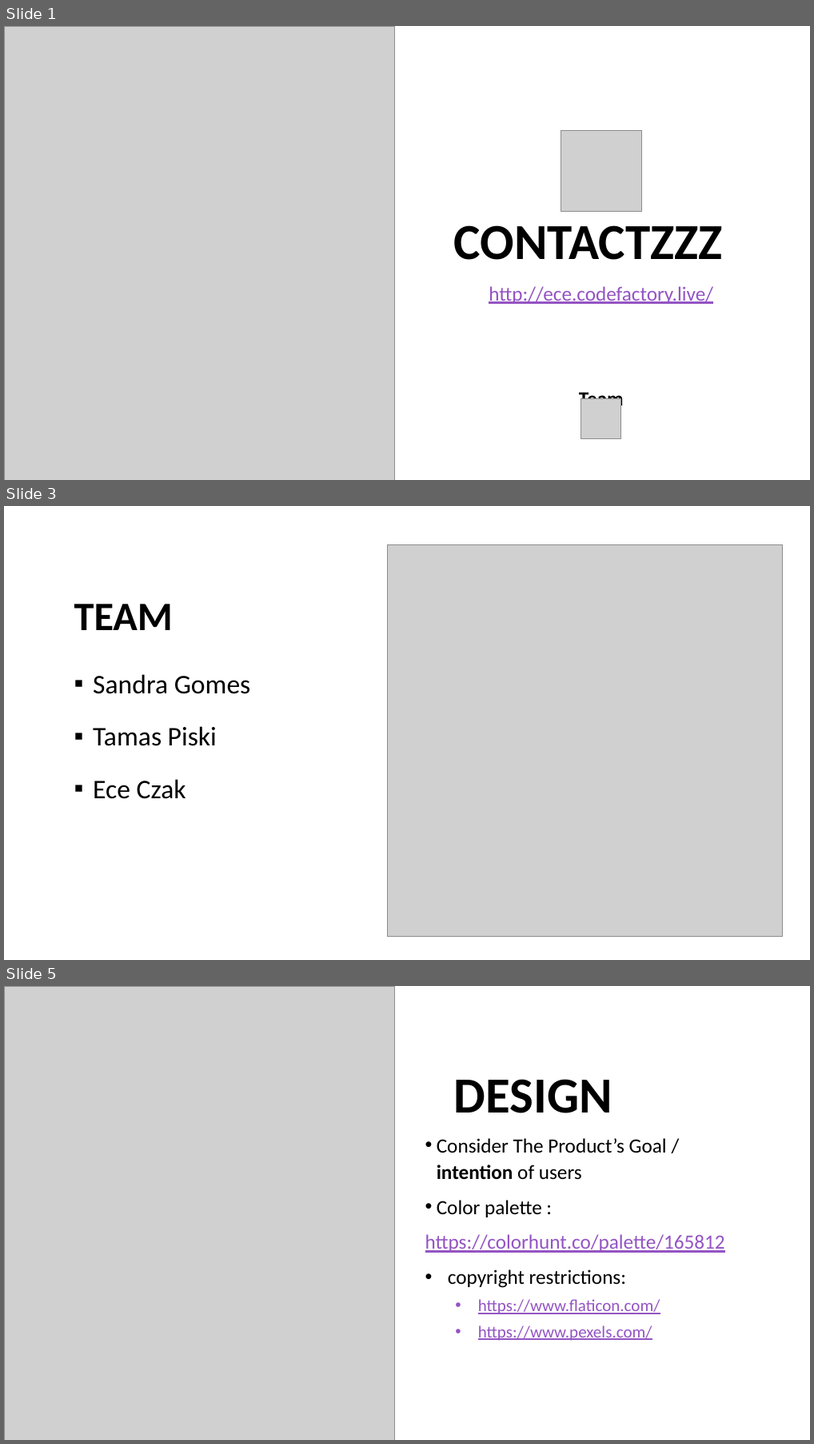
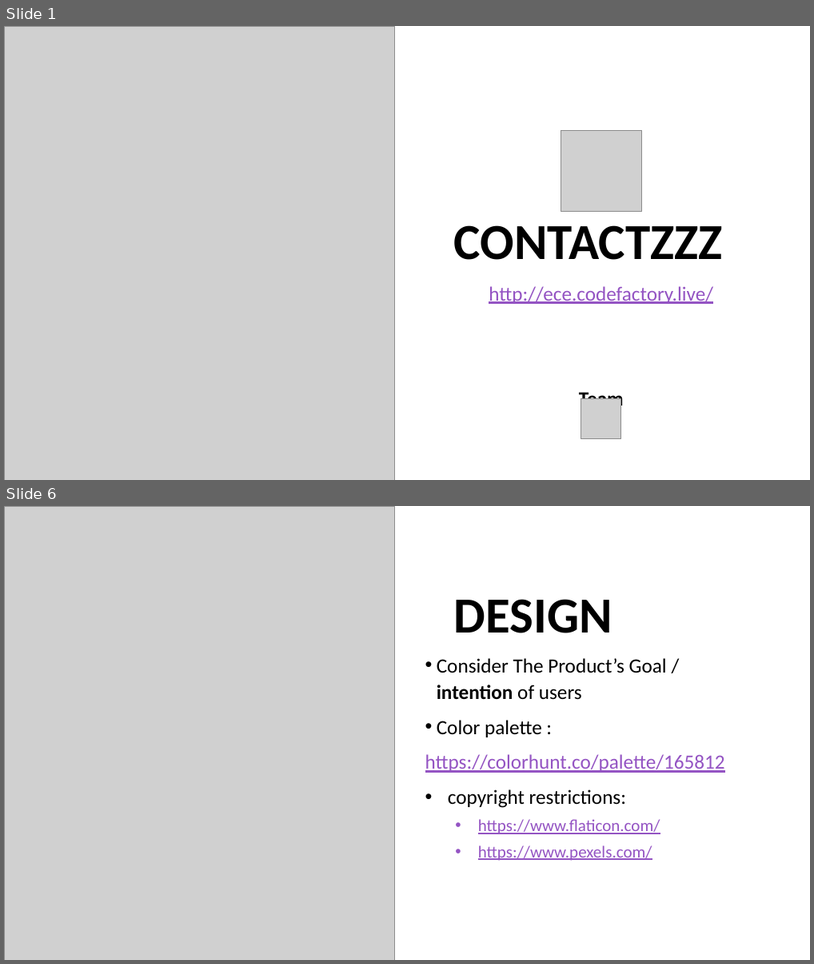
Before and after one commit to CodeFactoryWien/WF-FrontEnd-1, a slide deck: docs/Presentation.pptx. Shown one above the other, each under a label of ours: slides 1, 3 and 5 before the commit, slides 1 and 6 after it; the slides between them are not shown. The pictures are 814x1444 and 814x964 pixels, drawn with LibreOffice and Linux fonts; fonts in the diff are those of the drawing; grey boxes stand for pictures. Boxes give left, top, right and bottom in pixels: in the first picture for what was removed or moved away, otherwise in the second. Text is boxed around its words. In the diff, an @@ line names an element or a change of style, - is before the commit and + after.

```diff
--- a/docs/Presentation.pptx
+++ b/docs/Presentation.pptx
@@ slide 3 removed at box(4, 506, 810, 960), background #FFFFFF @@
@@ picture removed at box(387, 544, 783, 936) @@
@@ title removed at box(74, 604, 173, 630) @@
-TEAM
@@ text removed at box(93, 674, 251, 799) @@
-▪ Sandra Gomes
-▪ Tamas Piski
-▪ Ece Czak
@@ what was slide 5 is now slide 6 @@
```
Also in this commit, not shown: 2 slides changed, 2 slides added.
